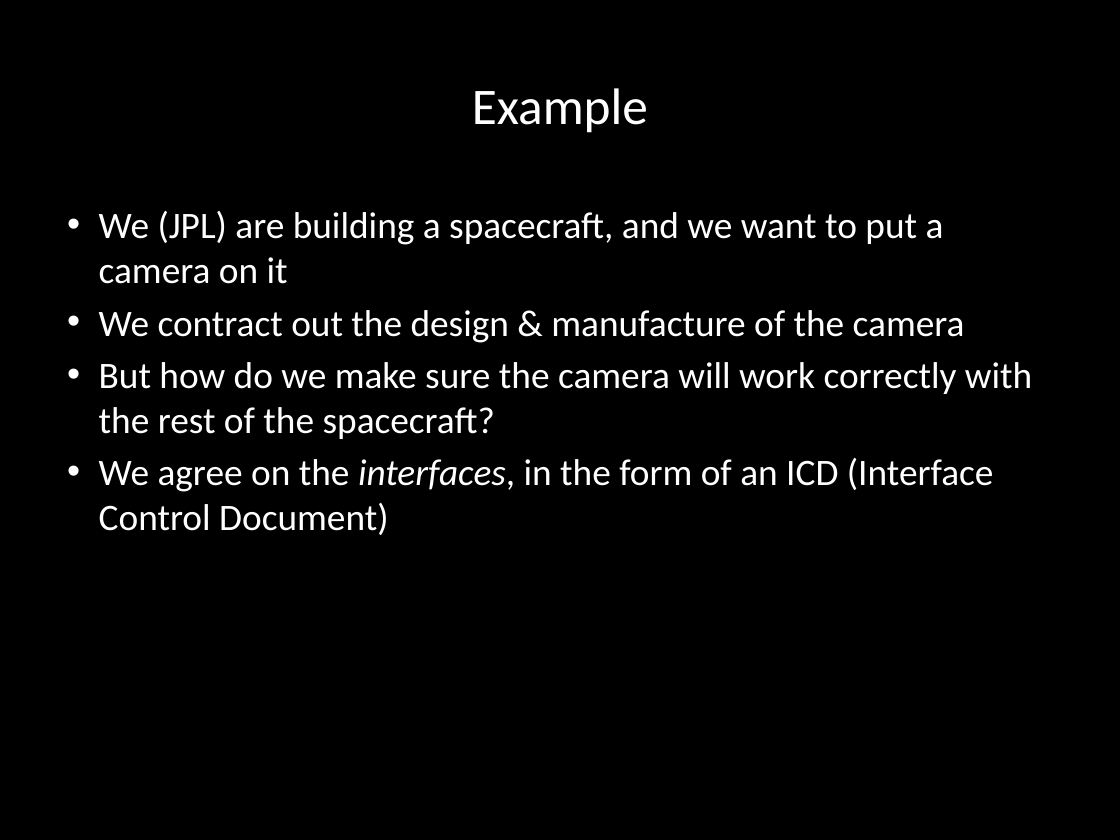
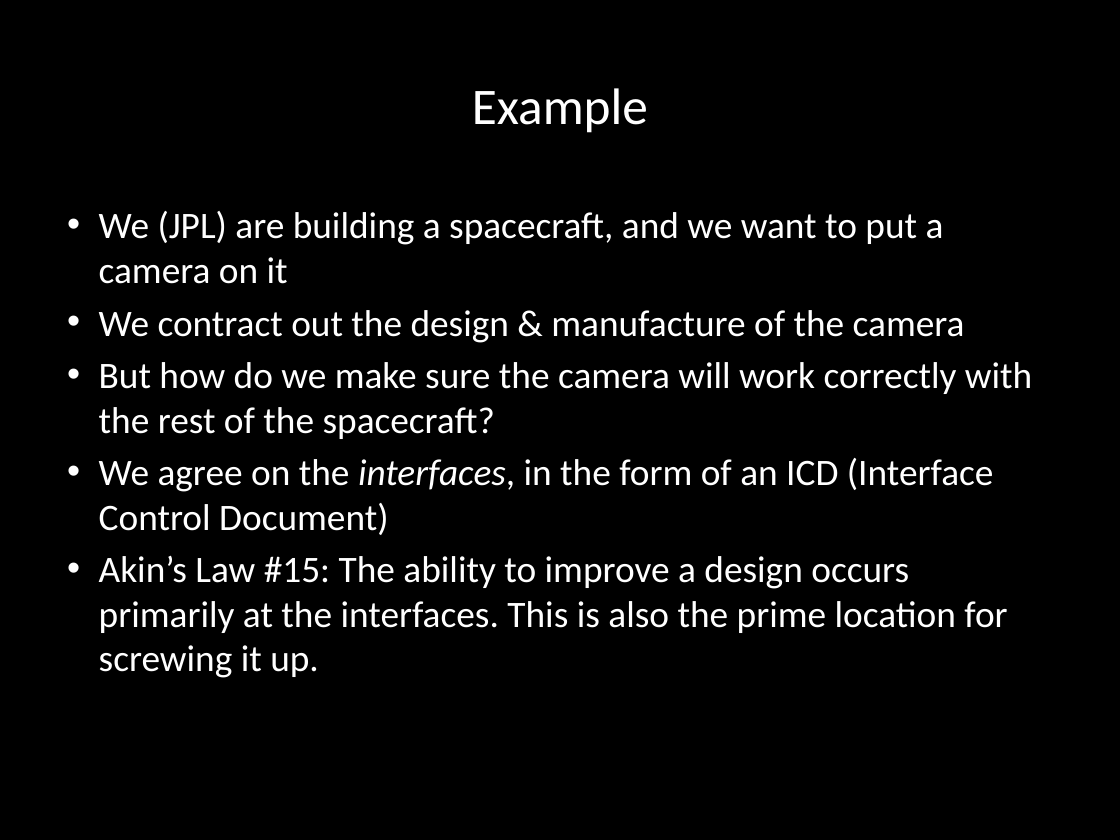
Before and after one commit to carlosgj/FRC-Training, a slide deck: slide 7 of Line-Replaceable Units.pptx. Drawn at 1120x840 pixels with LibreOffice and Linux fonts; fonts in the diff are those of the drawing; background and template pictures are left out. Boxes give left, top, right and bottom in pixels: in the first picture for what was removed or moved away, otherwise in the second. Text is boxed around its words. In the diff, an @@ line names an element or a change of style, - is before the commit and + after.

```diff
--- a/Line-Replaceable Units.pptx
+++ b/Line-Replaceable Units.pptx
@@ text at [99, 555, 1007, 678]: paragraph added @@
+• Akin’s Law #15: The ability to improve a design occurs primarily at the interfaces. This is also the prime location for screwing it up.
```
Also in this commit, not shown: 3 other slides changed, 1 slide added.
